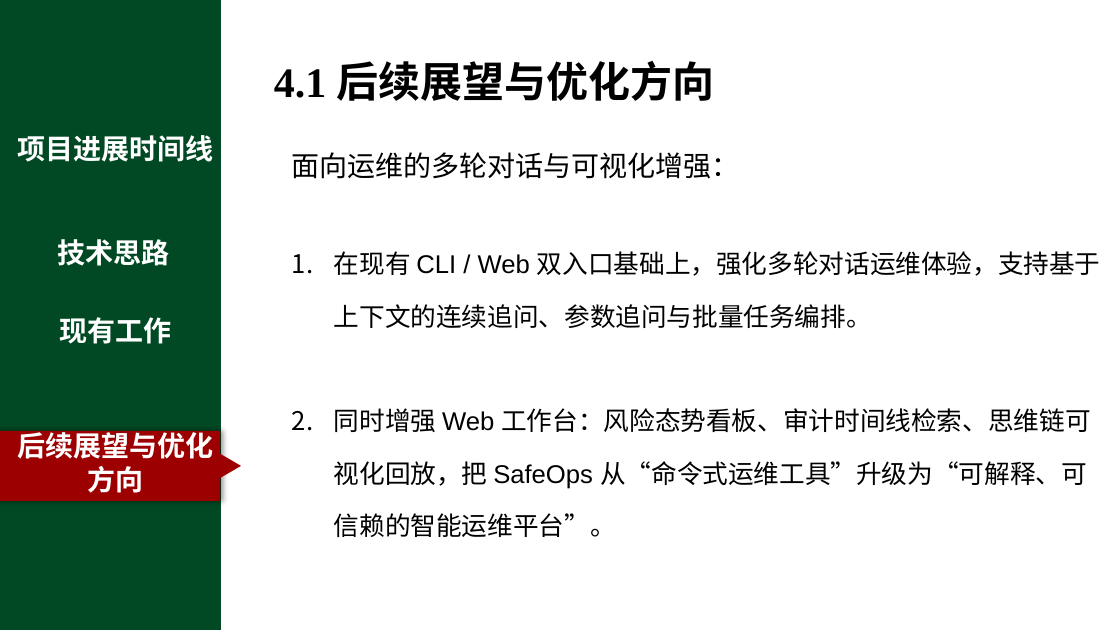
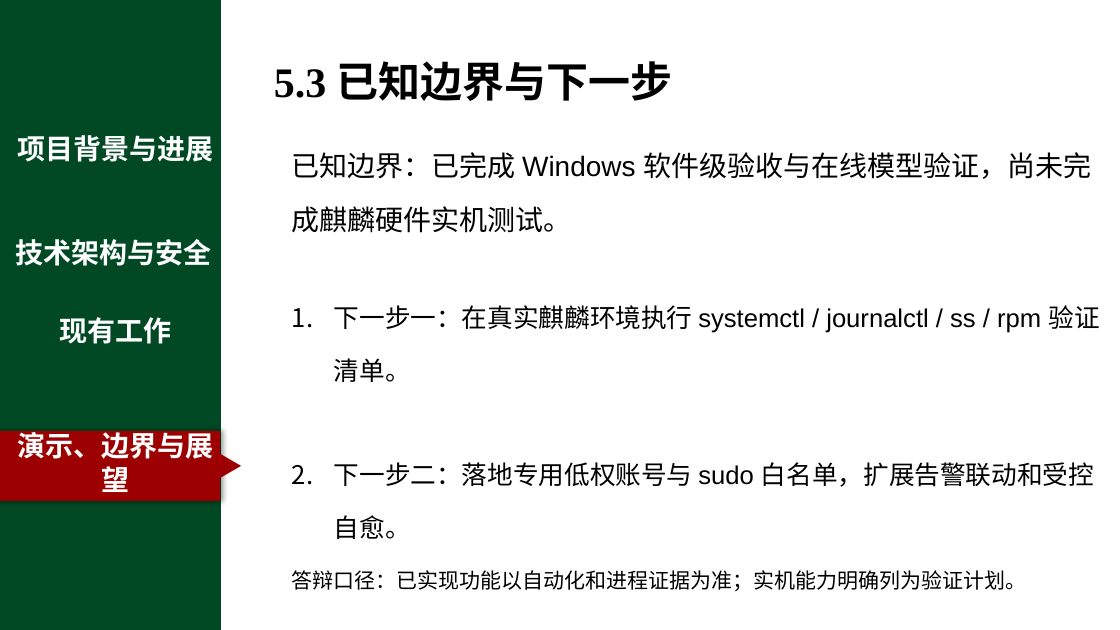
Before and after one commit to chanehwibo/cnsoftbei, a slide deck: slide 15 of SafeOps_答辩演示PPT.pptx. Drawn at 1120x630 pixels with LibreOffice and Linux fonts; fonts in the diff are those of the drawing; background and template pictures are left out. Boxes give left, top, right and bottom in pixels: in the first picture for what was removed or moved away, otherwise in the second. Text is boxed around its words. In the diff, an @@ line names an element or a change of style, - is before the commit and + after.

Commit message:
docs: 同步答辩材料与详细操作指南

```diff
--- a/SafeOps_答辩演示PPT.pptx
+++ b/SafeOps_答辩演示PPT.pptx
@@ text at bbox=[274, 61, 673, 101]: text changed @@
-4.1 后续展望与优化方向
+5.3 已知边界与下一步
@@ text at bbox=[17, 135, 213, 162]: text changed @@
-项目进展时间线
+项目背景与进展
@@ text at bbox=[292, 152, 1099, 591]: text changed @@
-面向运维的多轮对话与可视化增强：
-1. 在现有 CLI / Web 双入口基础上，强化多轮对话运维体验，支持基于上下文的连续追问、参数追问与批量任务编排。
-2. 同时增强 Web 工作台：风险态势看板、审计时间线检索、思维链可视化回放，把 SafeOps 从“命令式运维工具”升级为“可解释、可信赖的智能运维平台”。
+已知边界：已完成 Windows 软件级验收与在线模型验证，尚未完成麒麟硬件实机测试。
+1. 下一步一：在真实麒麟环境执行 systemctl / journalctl / ss / rpm 验证清单。
+2. 下一步二：落地专用低权账号与 sudo 白名单，扩展告警联动和受控自愈。
+答辩口径：已实现功能以自动化和进程证据为准；实机能力明确列为验证计划。
@@ text at bbox=[16, 239, 212, 266]: text changed @@
-技术思路
+技术架构与安全
@@ text at bbox=[17, 428, 213, 492]: text changed @@
-后续展望与优化方向
+演示、边界与展望
```
Also in this commit, not shown: 13 other slides changed, 3 other files.
